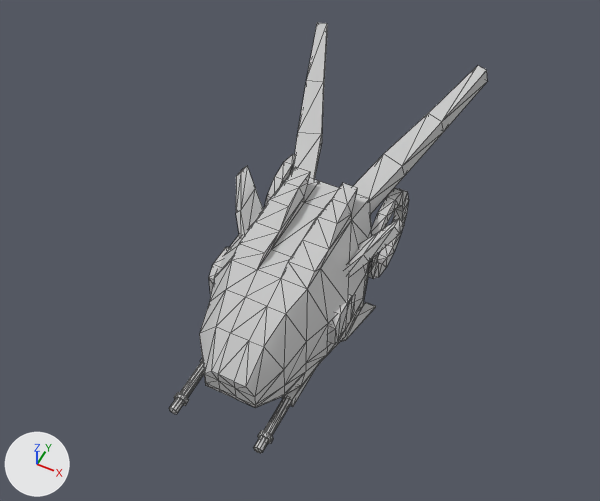
Before and after pictures for a commit that changed the FBX model ProjectTree/Assets/Models/EnemigoVolador.FBX.
Camera for both pictures: a 50 mm lens placed at (0.77, -1.426, 1.974), pointed at (-0.031, 0.176, -0.029). Every picture has the same lights, and +X, +Y and +Z are marked at lower left. Mesh edges are drawn as thin lines.

The scene before the commit, as lines of its bpy script (objects in view):
```python
me_mesh = bpy.data.meshes.new('Mesh')
me_mesh.from_pydata(...)  # 442 vertices, 800 faces; spans x -55.7..27.3, y -19.7..19.6, z -21.2..21.2
me_mesh.materials.append(mat_01___default)  # light grey #cacaca
ob_drone = bpy.data.objects.new('Drone', me_mesh)
ob_drone.location = (0.0, 0.0, 0.0)
ob_drone.rotation_euler = (0.0, 0.0, -1.571)  # degrees (0, 0, -90)
ob_drone.scale = (0.016, -0.016, 0.016)
```
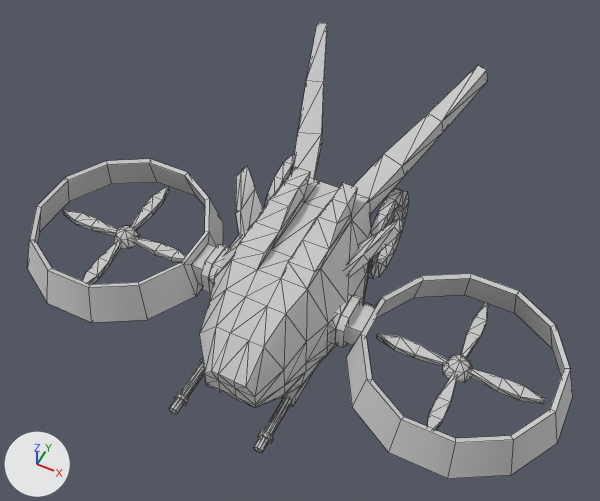
Location of each change, [x1, y1, x2, y2] in pixels of the pictures (600 x 501 px):
'AlaDer', added
    after: [335, 273, 573, 478]
'AlaIz', added
    after: [27, 159, 229, 322]
'Hder', added
    after: [377, 303, 545, 430]
'Hiz', added
    after: [63, 186, 186, 284]

What changed in the scene script:
```text
Add me_mesh_001:
    me_mesh_001.from_pydata(...)  # 72 vertices, 69 faces; spans x -19.7..20.2, y -3.7..41.9, z -6.0..2.3
    me_mesh_001.materials.append(mat_01___default)  # light grey #cacaca
Add me_mesh_002:
    me_mesh_002.from_pydata(...)  # 81 vertices, 134 faces; spans x -15.8..15.8, y -15.8..15.8, z -1.4..1.4
    me_mesh_002.materials.append(mat_01___default)  # light grey #cacaca
Add me_mesh_004:
    me_mesh_004.from_pydata(...)  # 81 vertices, 134 faces; spans x -15.8..15.8, y -15.8..15.8, z -1.4..1.4
    me_mesh_004.materials.append(mat_01___default)  # light grey #cacaca
Add me_mesh_003:
    me_mesh_003.from_pydata(...)  # 72 vertices, 69 faces; spans x -19.8..20.1, y -41.8..3.8, z -6.0..2.3
    me_mesh_003.materials.append(mat_01___default)  # light grey #cacaca
Add ob_hiz:
    ob_hiz = bpy.data.objects.new('Hiz', me_mesh_002)
    ob_hiz.parent = ob_alaiz
    ob_hiz.location = (0.261, 21.78, -2.184)
Add ob_alaiz:
    ob_alaiz = bpy.data.objects.new('AlaIz', me_mesh_001)
    ob_alaiz.parent = ob_drone
    ob_alaiz.location = (0.317, 14.38, 0.0)
Add ob_hder:
    ob_hder = bpy.data.objects.new('Hder', me_mesh_004)
    ob_hder.parent = ob_alader
    ob_hder.location = (0.15, -21.62, -2.184)
Add ob_alader:
    ob_alader = bpy.data.objects.new('AlaDer', me_mesh_003)
    ob_alader.parent = ob_drone
    ob_alader.location = (0.429, -14.26, 0.0)
```
